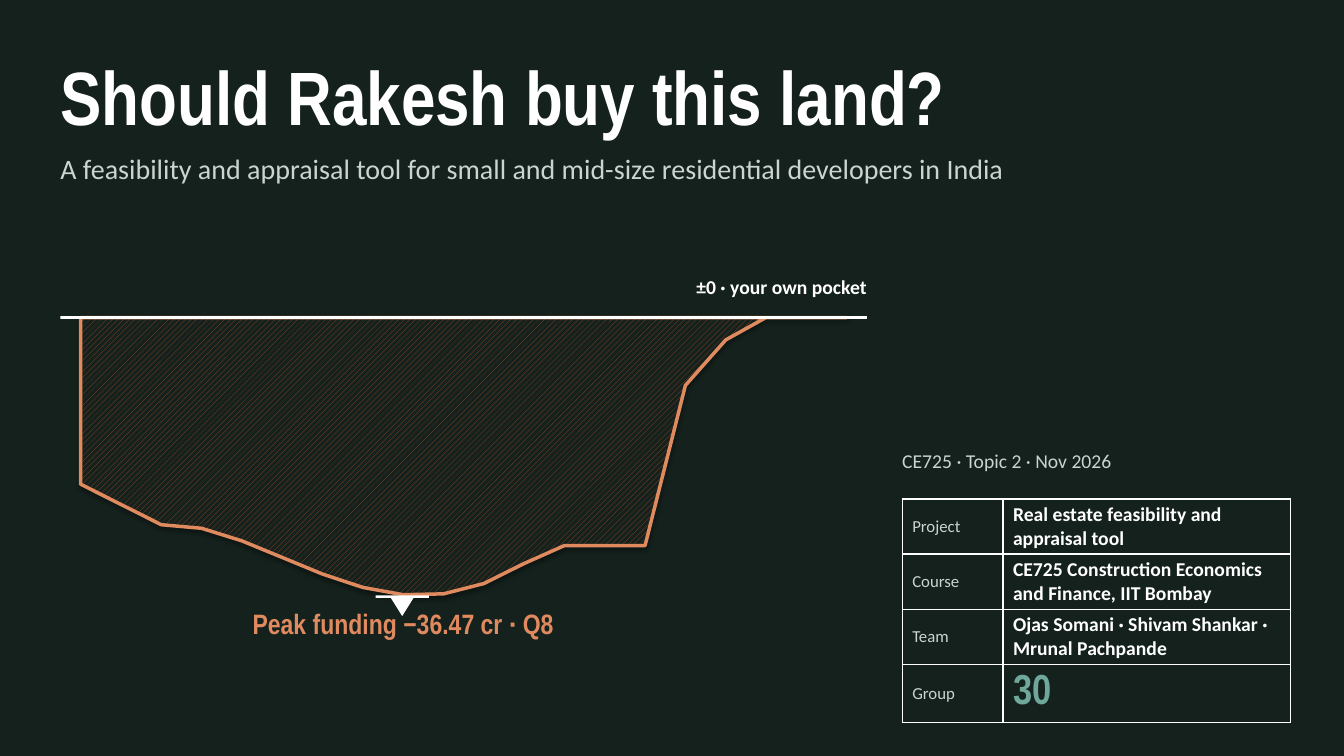
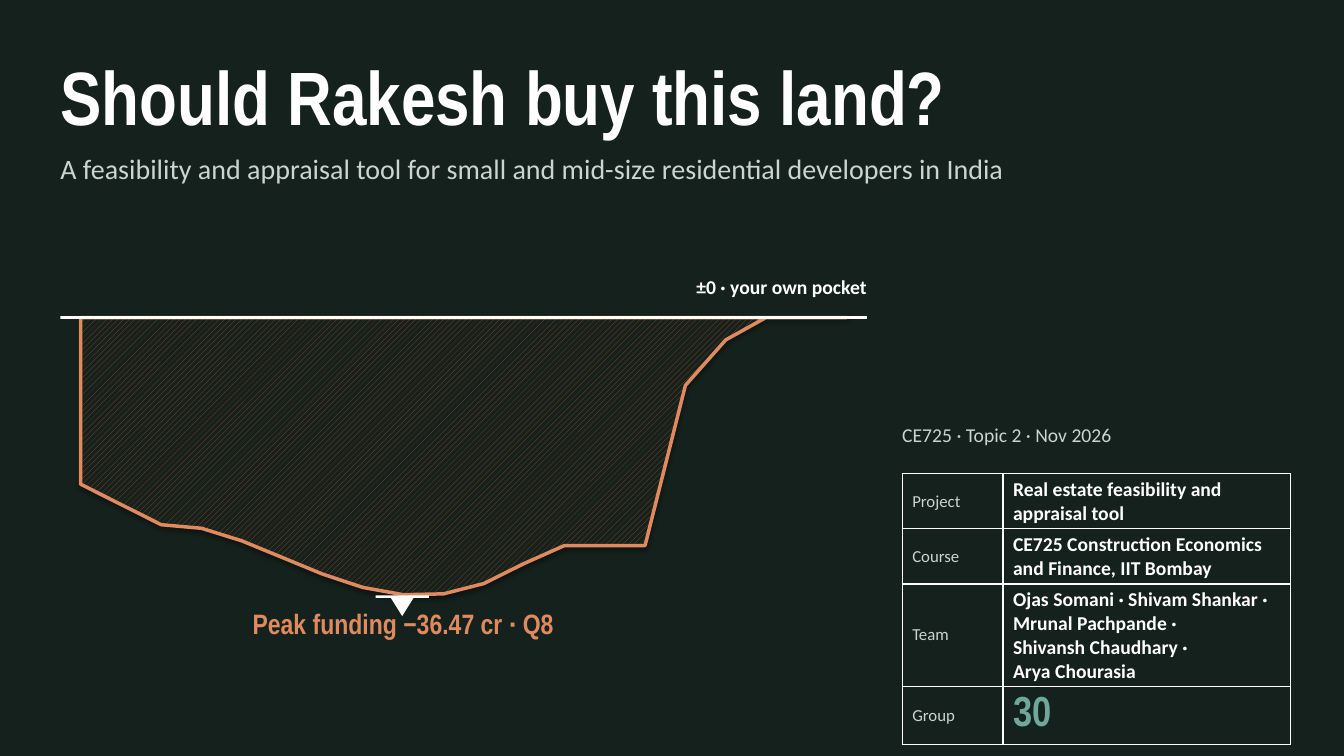
Before and after one commit to Shivanshyyy/CE725_Group30, a slide deck: slide 1 of docs/Presentation.pptx. Drawn at 1344x756 pixels with LibreOffice and Linux fonts; fonts in the diff are those of the drawing. Boxes give left, top, right and bottom in pixels: in the first picture for what was removed or moved away, otherwise in the second. Text is boxed around its words. In the diff, an @@ line names an element or a change of style, - is before the commit and + after.

```diff
--- a/docs/Presentation.pptx
+++ b/docs/Presentation.pptx
@@ text "CE725 · Topic 2 · ...": place and size @@
-text "CE725 · Topic 2 · ..." at <box>902,454,1112,471</box>
+text "CE725 · Topic 2 · ..." at <box>902,428,1112,445</box>
@@ table at <box>902,474,1291,731</box> @@
-row 3, column 2: Ojas Somani · Shivam Shankar · Mrunal Pachpande
+row 3, column 2: Ojas Somani · Shivam Shankar · Mrunal Pachpande · Shivansh Chaudhary · Arya Chourasia
@@ table: place and size @@
-table at <box>902,499,1291,709</box>
+table at <box>902,474,1291,731</box>
```
Also in this commit, not shown: 1 other slide changed, 14 other files.
